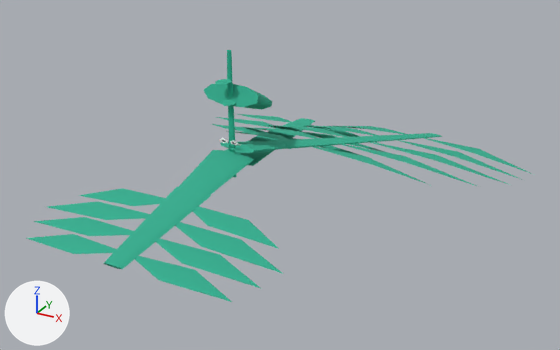
What one commit did to the glTF model web-forest/public/model/species/laurus-nobilis.glb.
Camera for both pictures: a camera (50 mm lens) standing at (1.107, -2.072, 1.096) and looking at (0.003, -0.064, 0.092). Lighting does not change. The marker at lower left points along +X, +Y and +Z. The first picture is the older version. Vertices at exactly the same position are counted once.

Objects in the first picture: 'p0', 'p1', 'p2', 'p4', 'p5', 'p7', 'stem'.
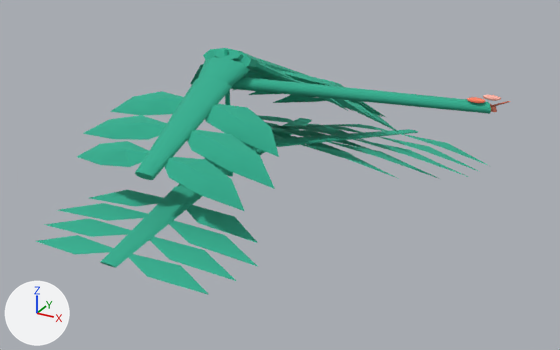
ob_body is not drawn itself; it is the parent of ob_stem, ob_p0, ob_p1, ob_p2, ob_p4, ob_p5, ob_p6, ob_p7.

The change, as a diff of the scene's bpy script:
```diff
--- a/web-forest/public/model/species/laurus-nobilis.glb.py
+++ b/web-forest/public/model/species/laurus-nobilis.glb.py
@@ me_mesh_4 @@
 # used by ob_p4; parent = ob_body; location = (0.0, 0.0, 0.663); rotation_euler = (0.0353, 0.0, 0.0), in degrees (2, 0, 0)
-me_mesh_4.from_pydata(...)  # 20 vertices, 36 faces; spans x -0.086..0.081, y -0.04..0.331, z -0.214..0.074
+me_mesh_4.from_pydata(...)  # 116 vertices, 184 faces; spans x -0.37..0.396, y -0.04..1.202, z -0.797..0.013
+# me_mesh_4 part 1: the whole mesh is rebuilt
 me_mesh_4.materials.append(mat_flat)
@@ me_mesh_5 @@
 # used by ob_p5; parent = ob_body; location = (0.0, 0.0, 0.629); rotation_euler = (0.0, -0.00445, 0.0), in degrees (0, -0.3, 0)
-me_mesh_5.from_pydata(...)  # 10 vertices, 16 faces; spans x -0.0196..0.021, y -0.086..0.0, z -0.0266..0.0
+me_mesh_5.from_pydata(...)  # 96 vertices, 168 faces; spans x -0.3539..0.3313, y -0.9826..0.0334, z -0.594..0.0706
+# me_mesh_5 part 2: a new loose piece of 19 vertices spanning x -0.3268..0.2894, y -0.4893..-0.2913, z -0.4014..-0.1538, in mat_flat
+# me_mesh_5 part 3: a new loose piece of 19 vertices spanning x -0.3539..0.3313, y -0.7168..-0.5177, z -0.5098..-0.262, in mat_flat
+# me_mesh_5 part 4: a new loose piece of 19 vertices spanning x -0.3025..0.2943, y -0.9287..-0.7354, z -0.594..-0.3646, in mat_flat
+# me_mesh_5 part 5: 9 vertices removed from x -0.0196..0.021, y -0.086..-0.0275, z -0.0266..-0.0052; 38 vertices added at x -0.0746..0.0792, y -0.9826..0.0334, z -0.4838..0.0706
 me_mesh_5.materials.append(mat_flat)
@@ me_mesh_6 @@
 # used by ob_p6; parent = ob_body; location = (0.0, 0.0, 0.652); rotation_euler = (0.0559, 0.0, 0.0), in degrees (3.2, 0, 0)
-me_mesh_6.from_pydata(...)  # 10 vertices, 16 faces; spans x -0.0106..0.0363, y 0.0..0.0821, z -0.0266..0.0
+me_mesh_6.from_pydata(...)  # 83 vertices, 136 faces; spans x -0.1682..0.4675, y -0.035..0.7707, z -0.749..-0.0297
+# me_mesh_6 part 6: the whole mesh is rebuilt
 me_mesh_6.materials.append(mat_flat)
@@ me_mesh_7 @@
 # used by ob_p7; parent = ob_body; location = (0.0, 0.0, 0.784); rotation_euler = (0.0, -0.052, 0.0), in degrees (0, -3, 0)
-me_mesh_7.from_pydata(...)  # 10 vertices, 16 faces; spans x -0.0363..0.0106, y -0.0821..0.0, z -0.0266..0.0
+me_mesh_7.from_pydata(...)  # 163 vertices, 304 faces; spans x -0.0121..0.8224, y -0.0433..0.2555, z -0.0469..0.0746
+# me_mesh_7 part 7: a new loose piece of 42 vertices spanning x 0.7493..0.7972, y 0.2089..0.2555, z 0.044..0.0746, in mat_flat
+# me_mesh_7 part 8: a new loose piece of 42 vertices spanning x 0.7144..0.7623, y 0.1492..0.1958, z 0.0341..0.0648, in mat_flat
+# me_mesh_7 part 9: 9 vertices removed from x -0.0363..0.0106, y -0.0821..-0.0214, z -0.0266..-0.0052; 19 vertices added at x -0.0121..0.7775, y -0.0433..0.2392, z -0.0469..0.0469
+# other edits to the shape of me_mesh_7 do not show in these pictures
 me_mesh_7.materials.append(mat_flat)
@@ ob_body @@
 ob_body = bpy.data.objects.new('body', None)
-ob_body.location = (-0.237, 0.0302, 0.0)
-ob_body.scale = (1.29, 0.502, 0.45)
+ob_body.location = (-0.249, 0.0302, 0.0)
+ob_body.scale = (1.1, 0.502, 0.45)
@@ ob_p4 @@
 ob_p4.parent = ob_body
-ob_p4.location = (0.0, 0.0, 0.663)
+ob_p4.location = (0.0, 0.0, 0.985)
 ob_p4.rotation_euler = (0.0353, 0.0, 0.0)  # degrees (2, 0, 0)
@@ ob_p5 @@
 ob_p5.parent = ob_body
-ob_p5.location = (0.0, 0.0, 0.629)
+ob_p5.location = (0.0, 0.0, 0.877)
 ob_p5.rotation_euler = (0.0, -0.00445, 0.0)  # degrees (0, -0.3, 0)
@@ ob_p7 @@
 ob_p7.parent = ob_body
-ob_p7.location = (0.0, 0.0, 0.784)
+ob_p7.location = (0.0, 0.0, 0.757)
 ob_p7.rotation_euler = (0.0, -0.052, 0.0)  # degrees (0, -3, 0)
```

Pixel boxes (x1, y1, x2, y2) of what changed, in the pictures (560 x 350 px):
'p1', moved, rescaled (13% narrower, 10% shorter)
    before: (26, 150, 282, 302)
    after: (36, 158, 258, 295)
'p5', reshaped, moved, rescaled (1169% wider, 2114% taller)
    before: (220, 100, 235, 106)
    after: (77, 57, 279, 211)
'p2', moved, rescaled
    before: (220, 125, 532, 187)
    after: (242, 124, 488, 179)
'p7', reshaped, moved, rescaled
    before: (215, 79, 231, 84)
    after: (231, 77, 510, 114)
'p4', reshaped, moved, rescaled (187% wider, 154% taller)
    before: (204, 83, 272, 110)
    after: (190, 48, 387, 118)
'p0', moved, rescaled
    before: (212, 114, 388, 166)
    after: (253, 115, 369, 155)
'p6', reshaped, moved, rescaled (not visible before)
    after: (214, 49, 401, 134)
'stem', moved, rescaled (mostly hidden afterwards)
    before: (219, 50, 240, 177)
    after: (224, 49, 233, 176)
part 2 of me_mesh_5, added (green)
    after: (110, 91, 279, 157)
part 3 of me_mesh_5, added (green)
    after: (83, 115, 275, 189)
part 4 of me_mesh_5, added (green)
    after: (77, 141, 244, 211)
part 5 of me_mesh_5, built on
    before: (220, 100, 235, 106)
    after: (135, 57, 250, 180)
part 7 of me_mesh_7, added
    after: (483, 95, 501, 101)
part 8 of me_mesh_7, added
    after: (467, 97, 485, 103)
part 9 of me_mesh_7, built on
    before: (215, 79, 231, 84)
    after: (231, 77, 491, 114)
